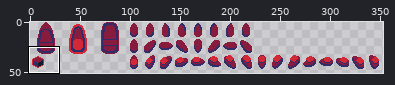
A pixel-art file gets an edit: src/assets/art/entities.aseprite. Above: a wide view before the commit, with the close-up outlined.
Close-up. First the earlier version:
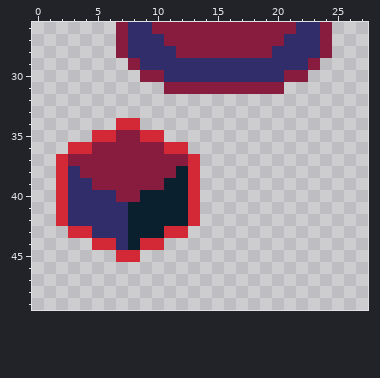
1280x720 pixels, 1 frame. Shown: x 0..27, y 26..49. The wide view leaves out empty margins.
After:
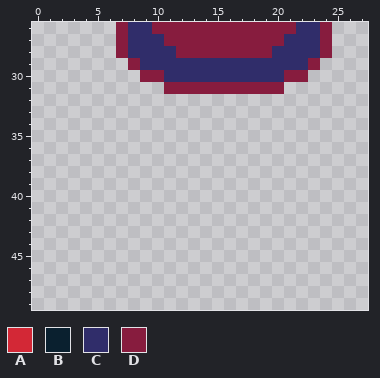
Palette (. is transparent): A #d32836  B #0a202f  C #302d6a  D #871c3e
The exact change:
Changed rows in their new state; - is an unchanged pixel.
Layer "packages":
first column x 2:
34 -----..-----
35 ---......---
36 -..........-
37 ............
38 ............
39 ............
40 ............
41 ............
42 ............
43 -..........-
44 ---......---
45 -----..-----
Boxes around the changes in both close-ups, in picture pixels (x1, y1, x2, y2):
erased: (56, 118, 200, 262)
